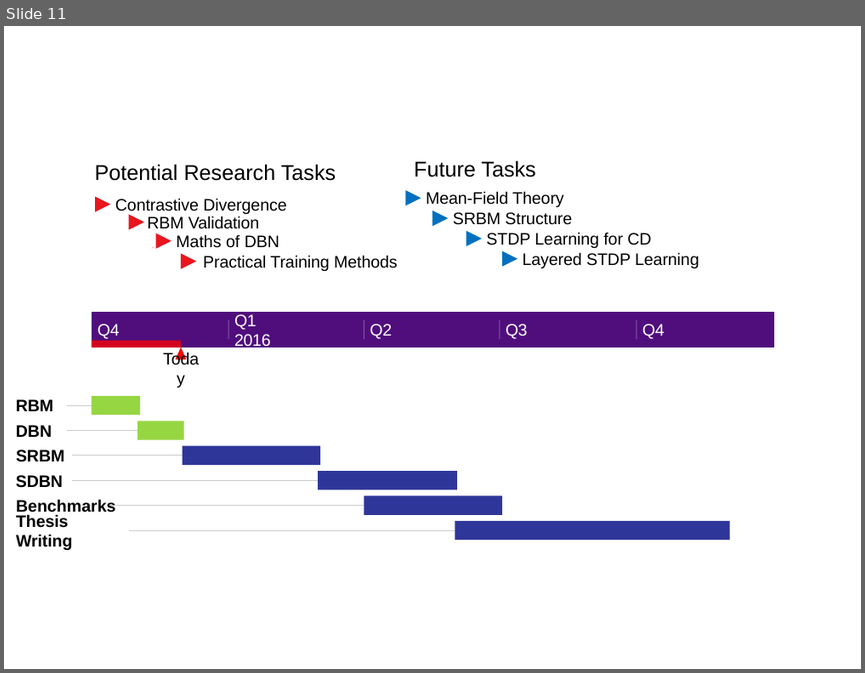
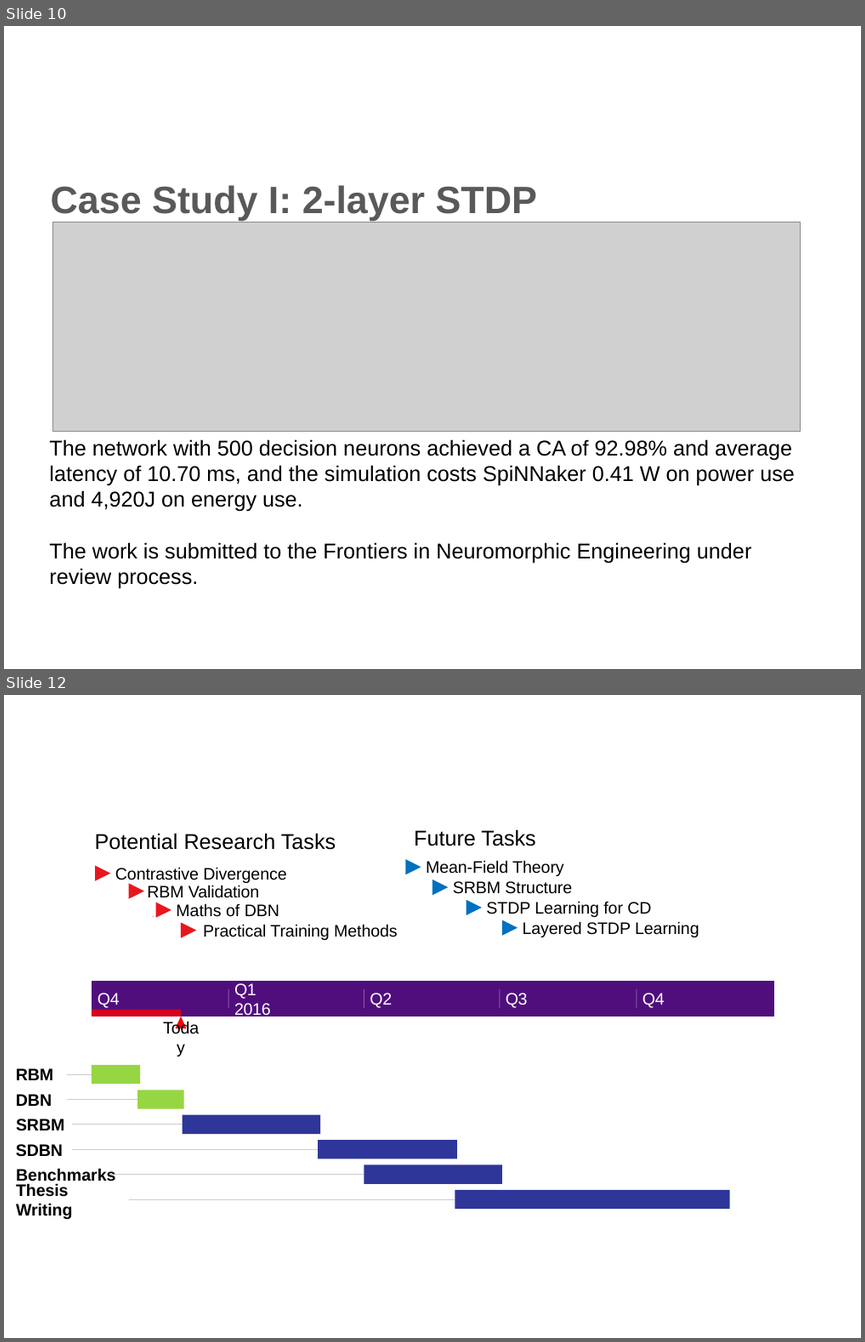
Before and after one commit to qian-liu/2nd_year_short_report, a slide deck: 2nd_year_int.pptx. Shown one above the other, each under a label of ours: slide 11 before the commit, slides 10 and 12 after it; the slides between them are not shown. The pictures are 865x673 and 865x1342 pixels, drawn with LibreOffice and Linux fonts; fonts in the diff are those of the drawing; grey boxes stand for pictures; background and template pictures are left out. Boxes give left, top, right and bottom in pixels: in the first picture for what was removed or moved away, otherwise in the second. Text is boxed around its words. In the diff, an @@ line names an element or a change of style, - is before the commit and + after.

```diff
--- a/2nd_year_int.pptx
+++ b/2nd_year_int.pptx
@@ slide 10 added at box(4, 26, 861, 669), background #FFFFFF @@
@@ text added at box(51, 185, 537, 221), 32 pt, text #595959, bold @@
+Case Study I: 2-layer STDP
@@ picture added at box(52, 222, 800, 431) @@
@@ text added at box(49, 439, 794, 589), 18 pt, text #000000 @@
+The network with 500 decision neurons achieved a CA of 92.98% and average latency of 10.70 ms, and the simulation costs SpiNNaker 0.41 W on power use and 4,920J on energy use.
+The work is submitted to the Frontiers in Neuromorphic Engineering under review process.
@@ what was slide 11 is now slide 12 @@
```
Also in this commit, not shown: 3 slides changed, 7 other slides added, 7 slides removed, 4 other files.
